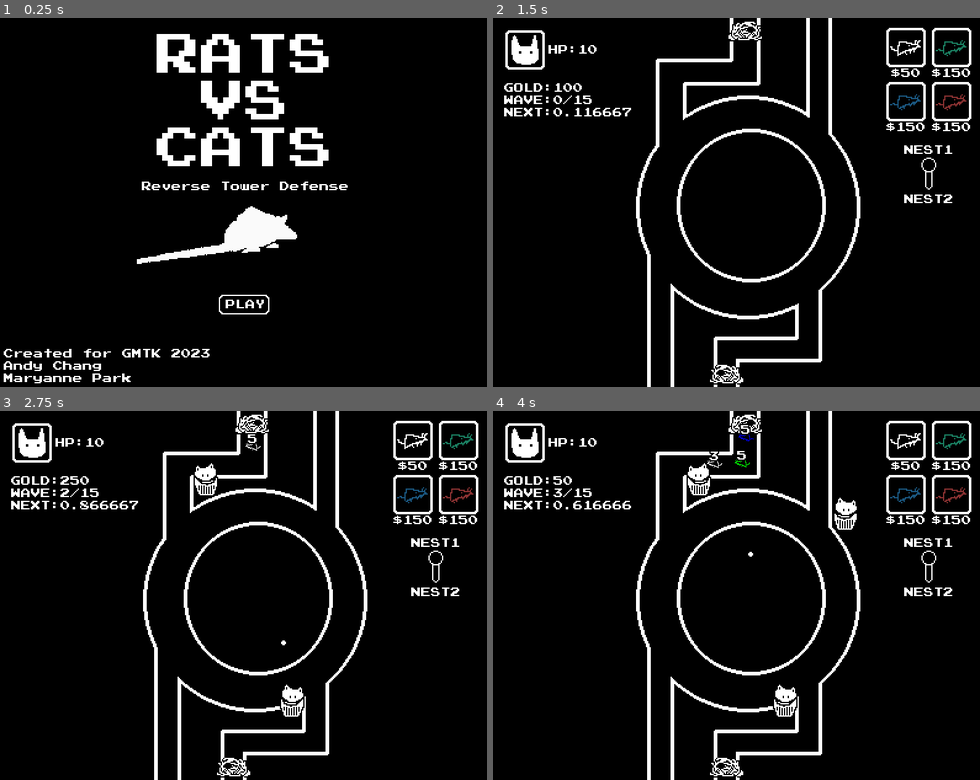
Above: before the commit, frames 1-4 (two rows, left to right).
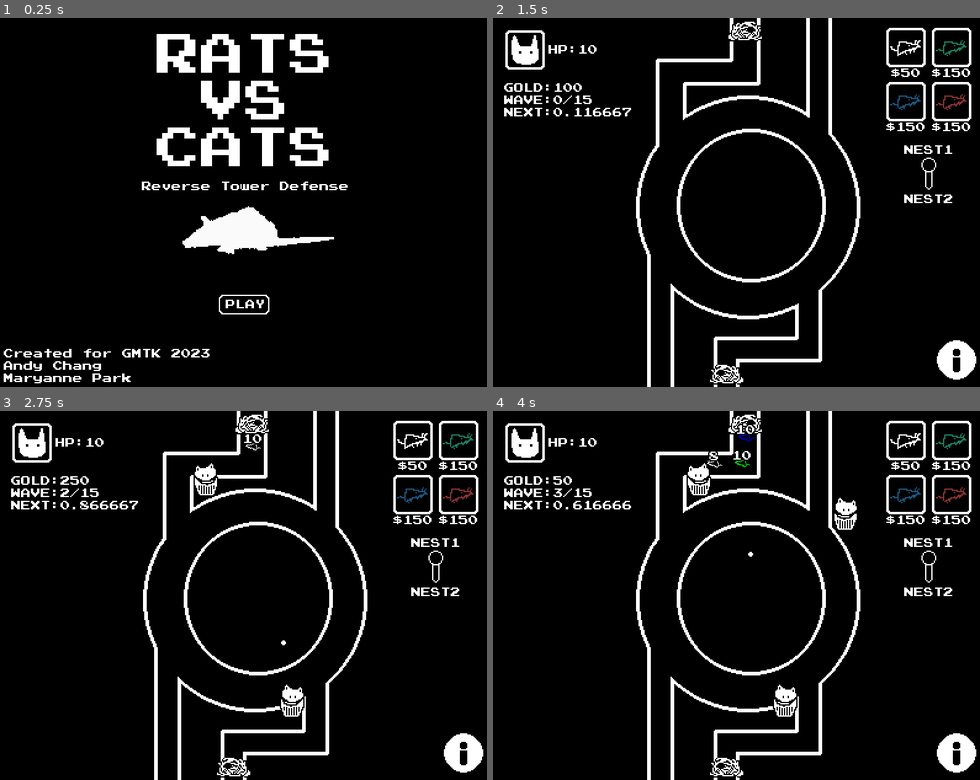
Above: after the commit, the same moments.

Repository: andymjchang/gmtk-2023
Game: Godot game, scene res://Scenes/Title.tscn
Two runs of this game, one before a commit and one after it. Both use one fixed random seed, a clock stepped at 60 frames per second and the inputs below.
Inputs (mouse positions are in pixels of both pictures, inside the frame that each line leads up to):
- Up to frame 1 (0.25 s): no input
- Up to frame 2 (1.5 s): move the mouse to (736, 305) at 0.52 s; click (736, 305) at 0.6 s; tap Enter at 1.25 s; move the mouse to (527, 51) at 1.27 s; click (527, 51) at 1.35 s
- Up to frame 3 (2.75 s): tap Space at 2 s; move the mouse to (413, 440) at 2.02 s; click (413, 440) at 2.1 s
- Up to frame 4 (4 s): move the mouse to (950, 440) at 2.77 s; click (950, 440) at 2.85 s; move the mouse to (906, 495) at 3.52 s; click (906, 495) at 3.6 s

The runs differ from the first frame. In frame 1, 1.4% of the frame differs, in the area x 28-69%, y 51-67%; in frame 2, 0.6%; in frame 3, 0.6%; in frame 4, 0.7%.

Commit message:
type effectiveness implemented

Diff:
--- a/Objects/Projectile.gd
+++ b/Objects/Projectile.gd
@@ -4,12 +4,14 @@
 var spd
 var dmg
 var hit := false
+var colorType = "white"
 
 func initialize(p_direction, p_speed, p_damage, p_color):
 	direction = p_direction
 	spd = p_speed
 	dmg = p_damage
 	$Sprite.modulate = ColorN(p_color, 1)
+	colorType = p_color
 
 func _process(delta):
 	position = position + spd * direction * delta
@@ -17,7 +19,34 @@
 func _on_VisibilityNotifier2D_screen_exited():
 	queue_free()
 
-func on_hit(other):
+func on_hit(other, p_colorType):
 	hit = true
 	queue_free()
-	other.hp -= dmg
+
+	var dmgMultiplier = calc_dmg_multiplier(p_colorType)
+	other.hp -= dmg * dmgMultiplier
+
+func calc_dmg_multiplier(p_colorType):
+	var dmgMultiplier = 1
+	# calculate damage based on elemental type
+
+	# acting on red
+	if p_colorType == "red":
+		if colorType == "blue":
+			dmgMultiplier = 2
+		if colorType == "red" or colorType == "darkgreen":
+			dmgMultiplier = 0.5
+	# acting on blue
+	if p_colorType == "blue":
+		if colorType == "darkgreen":
+			dmgMultiplier = 2
+		if colorType == "blue" or colorType == "red":
+			dmgMultiplier = 0.5
+	# acting on green
+	if p_colorType == "green":
+		if colorType == "red":
+			dmgMultiplier = 2
+		if colorType == "blue" or colorType == "darkgreen":
+			dmgMultiplier = 0.5
+
+	return dmgMultiplier
--- a/Objects/TestUnit.gd
+++ b/Objects/TestUnit.gd
@@ -4,9 +4,10 @@
 
 var speed := 30
 var dmg := 1
-var hp := 5
+var hp := 10
 var last_position
 export var turn_threshold := 0.15
+var colorType = "white"
 
 func _ready():
 	$Sprite2D.speed_scale = rand_range(0.8, 1.2)
@@ -14,6 +15,7 @@
 
 func initialize(colorName, p_dmg, p_speed):
 	$Sprite2D.modulate = ColorN(colorName, 1)
+	colorType = colorName
 
 func _process(delta):
 	# check for death
@@ -55,4 +57,4 @@
 
 func _on_Area2D_area_shape_entered(_area_rid, area, _area_shape_index, _local_shape_index):
 	if area.is_in_group("BulletNode") and area.get_parent().hit == false:
-		area.get_parent().on_hit(self)
+		area.get_parent().on_hit(self, colorType)
--- a/Objects/TestUnit.tscn
+++ b/Objects/TestUnit.tscn
@@ -39,7 +39,6 @@
 position = Vector2( 0, -1 )
 scale = Vector2( 0.5, 0.5 )
 frames = SubResource( 4 )
-frame = 1
 playing = true
 
 [node name="RichTextLabel" type="RichTextLabel" parent="PlayerUnit"]
--- a/Scenes/Main.tscn
+++ b/Scenes/Main.tscn
@@ -10,11 +10,17 @@
 [ext_resource path="res://Resources/default_font.tres" type="DynamicFont" id=8]
 [ext_resource path="res://Assets/toggle.png" type="Texture" id=9]
 [ext_resource path="res://Assets/rat_nest.png" type="Texture" id=10]
+[ext_resource path="res://Assets/green_tile_filter.png" type="Texture" id=11]
+[ext_resource path="res://Assets/info_symbol.png" type="Texture" id=12]
+[ext_resource path="res://Objects/PlacementDetector.gd" type="Script" id=13]
+
+[sub_resource type="RectangleShape2D" id=1]
+extents = Vector2( 15, 15 )
 
 [sub_resource type="RectangleShape2D" id=3]
-extents = Vector2( 7.5, 14.5 )
-
-[sub_resource type="Curve2D" id=1]
+extents = Vector2( 9.5, 16.5 )
+
+[sub_resource type="Curve2D" id=5]
 _data = {
 "points": PoolVector2Array( 0, 0, 0, 0, 156, 11, 0, 0, 0, 0, 156, 44, 0, 0, 0, 0, 95, 44, 0, 0, 0, 0, 96, 109, 0, 0, 0, …(444 unchanged characters)…
 }
@@ -52,12 +58,32 @@
 
 [node name="PlacementDetectorGroup" type="Node2D" parent="."]
 
-[node name="CatButton" parent="PlacementDetectorGroup" instance=ExtResource( 5 )]
+[node name="CatSymbol" type="Sprite" parent="PlacementDetectorGroup"]
 position = Vector2( -23, 26 )
+texture = ExtResource( 7 )
+
+[node name="InfoButton" type="Node2D" parent="PlacementDetectorGroup"]
+position = Vector2( 327, 278 )
+script = ExtResource( 13 )
 detectorIndex = 1
 
-[node name="PlaceholderObject2" type="Sprite" parent="PlacementDetectorGroup/CatButton"]
-texture = ExtResource( 7 )
+[node name="Sprite" type="Sprite" parent="PlacementDetectorGroup/InfoButton"]
+visible = false
+position = Vector2( 7.15256e-07, 0.500003 )
+scale = Vector2( 0.645161, 0.67742 )
+texture = ExtResource( 11 )
+
+[node name="Area2D" type="Area2D" parent="PlacementDetectorGroup/InfoButton"]
+
+[node name="CollisionShape2D" type="CollisionShape2D" parent="PlacementDetectorGroup/InfoButton/Area2D"]
+shape = SubResource( 1 )
+
+[node name="Timer" type="Timer" parent="PlacementDetectorGroup/InfoButton"]
+wait_time = 0.1
+one_shot = true
+
+[node name="InfoSymbol" type="Sprite" parent="PlacementDetectorGroup/InfoButton"]
+texture = ExtResource( 12 )
 
 [node name="RatButton1" parent="PlacementDetectorGroup" instance=ExtResource( 5 )]
 position = Vector2( 286, 24 )
@@ -234,6 +260,8 @@
 position = Vector2( 4, 156.5 )
 shape = SubResource( 4 )
 
+[connection signal="input_event" from="PlacementDetectorGroup/InfoButton/Area2D" to="PlacementDetectorGroup/InfoButton" method="_on_Area2D_input_event"]
+[connection signal="timeout" from="PlacementDetectorGroup/InfoButton/Timer" to="PlacementDetectorGroup/InfoButton" method="_on_Timer_timeout"]
 [connection signal="pressed" from="PlacementDetectorGroup/RatButton1" to="." method="_on_RatButton1_pressed"]
 [connection signal="pressed" from="PlacementDetectorGroup/RatButton2" to="." method="_on_RatButton2_pressed"]
 [connection signal="pressed" from="PlacementDetectorGroup/RatBuutton3" to="." method="_on_RatBuutton3_pressed"]
--- a/Scenes/Title.tscn
+++ b/Scenes/Title.tscn
@@ -234,7 +234,7 @@
 [node name="AnimatedSprite" type="AnimatedSprite" parent="."]
 position = Vector2( 192, 174 )
 frames = SubResource( 50 )
-frame = 24
+frame = 2
 speed_scale = 2.0
 playing = true
 
Not shown: 2 places in Scenes/Main.tscn that only renumber resources
